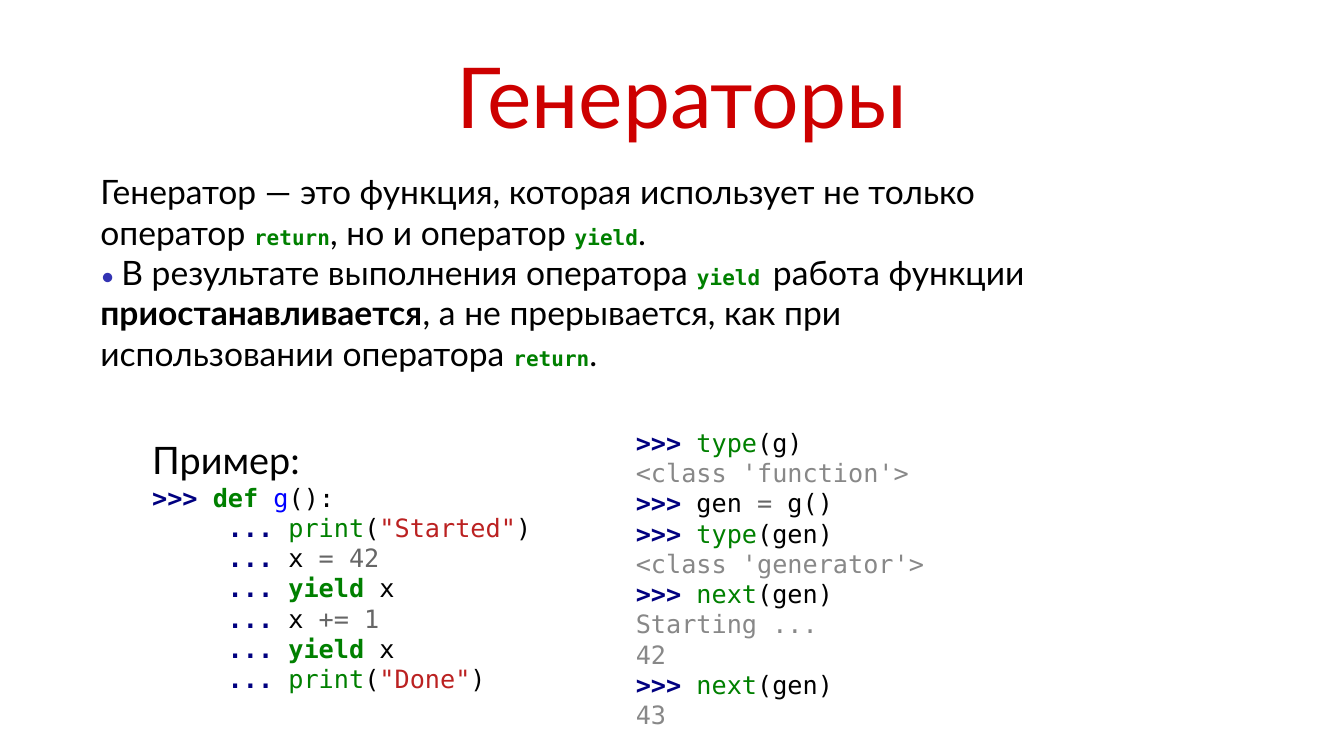
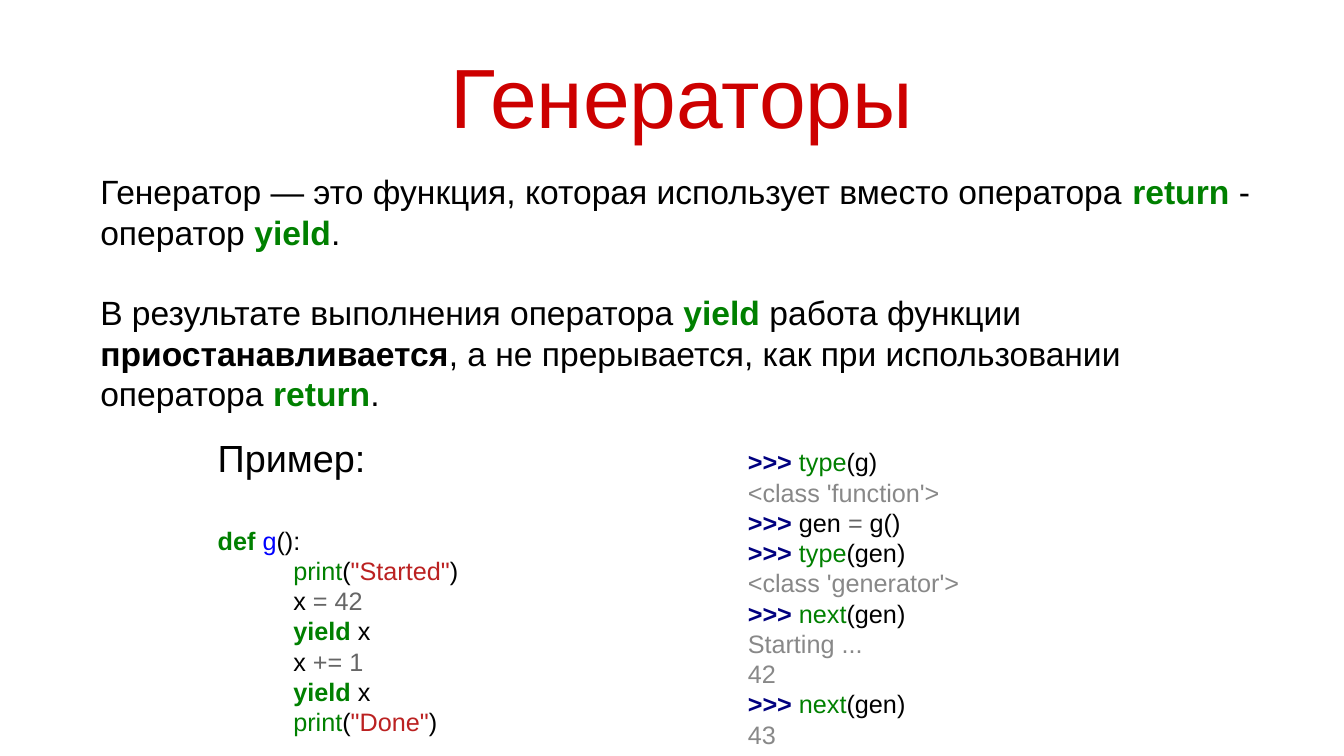
Before and after one commit to maxchv/LearnPython, a slide deck: slide 14 of week09/iteratorsgenerators.pptx (slide 12 before the commit). Drawn at 1344x756 pixels with LibreOffice and Linux fonts; fonts in the diff are those of the drawing. Boxes give left, top, right and bottom in pixels: in the first picture for what was removed or moved away, otherwise in the second. Text is boxed around its words. In the diff, an @@ line names an element or a change of style, - is before the commit and + after.

```diff
--- a/week09/iteratorsgenerators.pptx
+++ b/week09/iteratorsgenerators.pptx
@@ title "Генераторы" at <box>450,70,912,143</box>: font Lato to Arial @@
@@ text at <box>100,179,1229,413</box>: text changed; font Lato to Arial @@
-Генератор — это функция, которая использует не только
-оператор return, но и оператор yield.
-• В результате выполнения оператора yield работа функции
-приостанавливается, а не прерывается, как при
-использовании оператора return.
+Генератор — это функция, которая использует вместо оператора return - оператор yield.
+В результате выполнения оператора yield работа функции приостанавливается, а не прерывается, как при использовании оператора return.
@@ text "Пример:": place and size @@
-text "Пример:" at <box>152,447,531,694</box>
+text "Пример:" at <box>218,446,458,737</box>
@@ text at <box>218,446,366,479</box>: font Lato to Arial in "Пример:" @@
@@ text ">>> type(g)": place and size @@
-text ">>> type(g)" at <box>636,433,924,725</box>
+text ">>> type(g)" at <box>748,452,959,744</box>
@@ text ">>> type(g)" at <box>748,452,959,744</box>: font DejaVu Sans Mono to Arial @@
@@ text at <box>218,531,458,737</box>: text changed; font DejaVu Sans Mono to Arial @@
->>> def g():
-... print("Started")
-... x = 42
-... yield x
-... x += 1
-... yield x
-... print("Done")
+def g():
+print("Started")
+x = 42
+yield x
+x += 1
+yield x
+print("Done")
```
Also in this commit, not shown: 13 other slides changed, 4 slides added, 1 slide removed, 2 other files.
